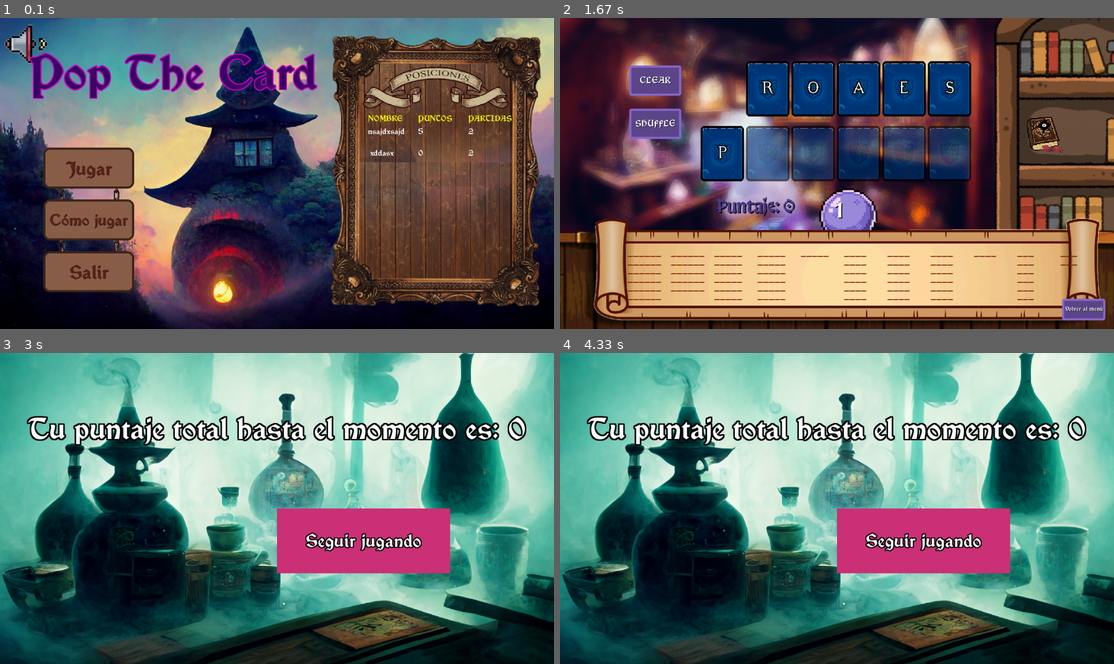
Above: before the commit, frames 1-4 (two rows, left to right).
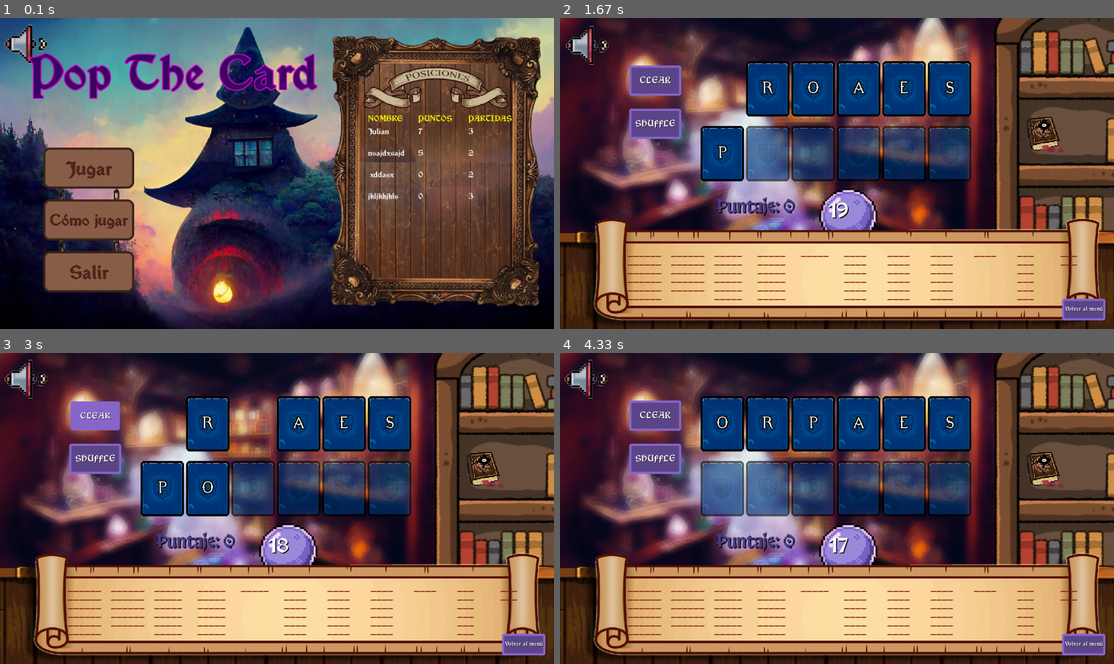
Above: after the commit, the same moments.

Repository: juliancz-a/SP_GRUPO_5_Pygame
Game: pygame game, started from code/main.py
Same seed, same stepped clock (60 frames per second), same inputs: the game is played once before the commit and once after it.
Inputs (mouse positions are in pixels of both pictures, inside the frame that each line leads up to):
- Up to frame 1 (0.1 s): no input
- Up to frame 2 (1.67 s): click "Jugar" at 0.38 s; press the mouse at (587, 42) at 0.7 s; move the mouse to (643, 77) at 0.8 s; release the mouse at (704, 111) at 0.93 s; press the mouse at (587, 42) at 1.58 s
- Up to frame 3 (3 s): move the mouse to (127, 393) at 1.68 s; release the mouse at (232, 405) at 1.82 s; press the mouse at (94, 415) at 2.92 s
- Up to frame 4 (4.33 s): move the mouse to (654, 412) at 3.02 s; release the mouse at (659, 412) at 3.15 s; press the mouse at (903, 424) at 3.25 s; move the mouse to (897, 443) at 3.35 s; release the mouse at (892, 464) at 3.48 s

The runs differ from the first frame. In frame 1, 0.4% of the frame differs, in the area x 66-86%, y 35-59%; in frame 2, 0.5%; in frame 3, 99%, in the area x 0-100%, y 0-100%; in frame 4, 99%.

Commit message:
mejor control de assets en las diferentes escenas del juego (por terminar)

Diff:
--- a/code/class_game.py
+++ b/code/class_game.py
@@ -7,6 +7,7 @@
 from game_states.class_finish_match import FinishMatch
 from game_states.class_setscore import SetScore
 from game_states.class_help import Help
+from game_tools.words import *
 
 import random
 from data.config.config import *
@@ -27,7 +28,6 @@
         self.match = 0
         self.score = 0
         self.comodin = 1
-        self.volume = 1
 
         self.quit = False
 
@@ -69,7 +69,8 @@
                 self.window = Help(self.surface,  self.game_assets["help"])
 
             case "play":
-                self.window = Play(self.surface, self.match,  self.lista_palabras, self.score, self.comodin,  self.game_assets["play"])
+                datos_palabras = set_combination(self.lista_palabras)
+                self.window = Play(self.surface, self.match, datos_palabras , self.score, self.comodin,  self.game_assets["play"])
 
             case "finish_match":
 
--- a/code/constantes.py
+++ b/code/constantes.py
@@ -59,7 +59,7 @@
 PLAY_MUSIC = r"code\data\sound\play_music.wav"
 CARTAS_SOUND = r"code\data\sound\card_click.wav"
 
-TIEMPO_LIMITE = 2
+TIEMPO_LIMITE = 20
 
 #CONFIG PATH
 SCOREBOARD_PATH = r"code\data\config\scoreboard.csv"
--- a/code/data/config/assets_cfg.py
+++ b/code/data/config/assets_cfg.py
@@ -1,8 +1,8 @@
 from constantes import *
 from game_tools.class_box import Box
+from game_tools.class_image import Image
 
-# MENU WINDOW ASSETS
-
+# MENU SCENE ASSETS
 
 quit_button = {
               "box": Box((100,540), (210,95), press_sound=PRESS_SOUND),
@@ -28,6 +28,11 @@
               "interaction" : True
               }
 
+menu_volume_button = {
+                "image" : Image(VOLUME_BUTTON, (10, 10), (100,100)),
+                "interaction" : False
+}
+
 menu_title = {
               "box": Box((200,100), (400,50)),
               "colors" : [],
@@ -36,15 +41,18 @@
               "interaction" : False
               }
 
-MENU_ASSETS = [play_button, help_button, quit_button, menu_title]
+menu_background = {
+                "image" : Image(MENU_BACKGROUND, (0,0), (1280,720)),
+                "interaction" : False
+                }
+menu_chains = {
+                "image" : Image(CHAINS, (130, 320), (150, 270)),
+                "interaction" : False}
+
+MENU_ASSETS = [play_button, help_button, quit_button, menu_title, menu_volume_button, menu_background, menu_chains]
 
 
 # PLAY WINDOW ASSETS
-join_button = {"box": Box((750,390), (160,70)),
-               "colors": ["mediumpurple4", "mediumpurple3", "mediumpurple3"],
-               "config" : [5, 5],
-               "text" : ["¡Unir!", "white", FUENTE_1, 40, True]
-               }
 
 back_button = {"box": Box((1160,650), (100,50)),
               "colors": ["mediumpurple4", "mediumpurple3", "mediumpurple3"],
@@ -66,9 +74,33 @@
               "text": ["SHUFFLE", "white", FUENTE_1, 50, "shadow", 1, "black", True],
               }
 
+join_button = {"box": Box((750,390), (160,70)),
+               "colors": ["mediumpurple4", "mediumpurple3", "mediumpurple3"],
+               "config" : [5, 5],
+               "text" : ["¡Unir!", "white", FUENTE_1, 40, True]
+               }
+
+timer = {"box": Box((618, 420), (50,50)),
+        "colors": [],
+        "config" : [],
+        "text" : []
+        }
+
+score_text = {"box": Box((400, 410), (100,50)),
+            "colors": [],
+            "config" : [],
+            "text" : []
+            }
+
+comodin_button = {"image" :  Image(COMODIN, (1070, 220), (100,100), image_hover_path=COMODIN_HOVER,  press_sound=PRESS_COMODIN_SOUND)}
+
+volume_button = {"image" : Image(VOLUME_BUTTON, (10, 10), (100,100))}
+
+background = {"image" : Image(PLAY_BACKGROUND_1, (0,0), (1280,720))}
 
 
-PLAY_ASSETS = [back_button, clear_button, shuffle_buton]
+
+PLAY_ASSETS = [back_button, clear_button, shuffle_buton, join_button, timer, score_text, comodin_button, volume_button, background]
 
 continue_button = {
                   "box": Box((640, 360), (400,150)),
--- a/code/data/config/scoreboard.csv
+++ b/code/data/config/scoreboard.csv
@@ -1,3 +1,5 @@
 nombre,puntos,partidas
+Julian,7,3
 nsajdxsajd,5,2
  xddasx,0,2
+jkljkkjkls,0,3
--- a/code/game_states/class_menu.py
+++ b/code/game_states/class_menu.py
@@ -10,33 +10,39 @@
     def __init__(self, surface:pygame.Surface, lista_jugadores, menu_assets) -> None:
 
         self.surface = surface
-        self.menu_assets = menu_assets
+
+        self.assets_config = menu_assets
+        self.assets = self.init_assets()
+
         self.lista_jugadores = lista_jugadores
         self.volume = True
-
-        self.background = Image(MENU_BACKGROUND, (0,0), (1280,720))
-        self.chains = Image(CHAINS, (130, 320), (150, 270))
-        self.volume_button = Image(r"code\data\img\volume_button.png", (10, 10), (100,100))
-
-        self.play_button = self.menu_assets[0]["box"]
-        self.options_button = self.menu_assets[1]["box"]
-        self.exit_button = self.menu_assets[2]["box"]
-        self.title = self.menu_assets[3]["box"]
-
-        self.box_list = [self.play_button, self.options_button, self.exit_button, self.title]
-
 
         self.option = None
 
         self.music = self.set_music()
 
+    def init_assets (self):
+        assets = { "play_button" : self.assets_config[0]["box"],
+                "help_button" : self.assets_config[1]["box"],
+                "exit_button" : self.assets_config[2]["box"],
+                "title" : self.assets_config[3]["box"],
+                "volume_button" : self.assets_config[4]["image"],
+                "background" : self.assets_config[5]["image"],
+                "chains" : self.assets_config[6]["image"]
+                }
+
+        return assets
+
     def render(self):
-        images = [self.background, self.chains, self.volume_button]
-        set_buttons_colors(self.box_list, self.menu_assets)
+
+        images = [self.assets["background"], self.assets["chains"], self.assets["volume_button"]]
+        box_list = [self.assets["play_button"], self.assets["help_button"], self.assets["exit_button"], self.assets["title"]]
+
+        set_buttons_colors(box_list, self.assets_config)
 
         self.surface.fill("white")
 
-        draw_assets(self.surface, self.box_list, images, self.menu_assets)
+        draw_assets(self.surface, box_list , images, self.assets_config)
         Scoreboard(FUENTE_1, self.surface, self.lista_jugadores).draw()
 
         pygame.display.update()
@@ -44,11 +50,11 @@
     def handle_event (self, event):
         volume_img = [{"img" : VOLUME_BUTTON}, {"img" : VOLUME_MUTE_BUTTON}]
 
-        if self.volume_button.image_box.interaction(event):
+        if self.assets["volume_button"].image_box.interaction(event):
             self.volume = not self.volume
-            self.volume_button = Image(change_volume(self.volume, self.volume_button, volume_img), (10,10), (100,100))
+            self.assets["volume_button"] = Image(change_volume(self.volume, volume_img), (10,10), (100,100))
 
-        self.option = button_click_event(event, self.menu_assets)
+        self.option = button_click_event(event, self.assets_config)
 
     def update (self):
 
--- a/code/game_states/class_play.py
+++ b/code/game_states/class_play.py
@@ -2,7 +2,8 @@
 from constantes import *
 from game_tools.class_box import Box
 from game_tools.class_image import Image
-from game_tools.card import *
+from game_tools.class_card import *
+from game_tools.cards import *
 
 from game_tools.draw_functions import *
 
@@ -13,42 +14,28 @@
 
 
 class Play:
-    def __init__(self, surface:pygame.Surface, match, lista, score, comodin, play_assets) -> None:
+    def __init__(self, surface:pygame.Surface, match, datos_palabras, score, comodin, play_assets) -> None:
 
         self.surface = surface
         self.match = match
-        self.play_assets = play_assets
-        #BOTONES
-        self.comodin_button = Image(COMODIN, (1070, 220), (100,100), image_hover_path=COMODIN_HOVER,  press_sound=PRESS_COMODIN_SOUND)
+        self.initial_time = pygame.time.get_ticks()
+        self.music = self.set_music()
+        self.volume = True
 
-        self.join_button = Box((770,400), (120,70))
-        self.menu_button = self.play_assets[0]["box"]
-        self.clear_button = self.play_assets[1]["box"]
-        self.shuffle_button = self.play_assets[2]["box"]
-
-        self.box_list = [self.play_assets[0]["box"], self.play_assets[1]["box"], self.play_assets[2]["box"]]
-
-        #TEXTO
-        self.timer = Box((618, 420), (50,50))
-        self.initial_time = pygame.time.get_ticks()
+        #ASSETS
+        self.assets_cfg = play_assets
+        self.assets = self.init_assets()
 
         self.score = score
-        self.score_text = Box((400, 410), (100,50))
 
-        self.music = self.set_music()
-        #IMG
-        self.background = Image(PLAY_BACKGROUND_1, (0,0), (1280,720))
         self.background_list = [PLAY_BACKGROUND_1, PLAY_BACKGROUND_2, PLAY_BACKGROUND_3]
 
-        self.images = [self.background, self.comodin_button]
-
-        #CARDS
-        datos_palabras = set_combination(lista)
+        #CARDS/WORDS SETUP
         self.combinaciones = datos_palabras[1]
         self.letras = datos_palabras[0]
         self.matriz_combinaciones = normalize_words(self.combinaciones)
 
-        self.cards_cfg = {"cards_quantity" : 6,
+        self.game_cfg = {"cards_quantity" : 6,
                           "card_list" : set_cards((self.surface.get_width(),100), 6, self.letras),
                           "empty_card_list" : set_cards((self.surface.get_width(), 250), 6),
                           "selected_letters" : ["", "", "", "", "", ""],
@@ -58,13 +45,30 @@
 
         self.comodin = comodin
         self.random_letter = None
-
         self.option = None
 
+    def init_assets(self):
+
+        assets = {
+                "menu_button" : self.assets_cfg[0]["box"],
+                "clear_button" : self.assets_cfg[1]["box"],
+                "shuffle_button" : self.assets_cfg[2]["box"],
+                "join_button" : self.assets_cfg[3]["box"],
+                "timer" : self.assets_cfg[4]["box"],
+                "score_text" : self.assets_cfg[5]["box"],
+                "comodin_button" : self.assets_cfg[6]["image"],
+                "volume_button" : self.assets_cfg[7]["image"],
+                "background" : self.assets_cfg[8]["image"]
+                }
+
+        return assets
+
     def render(self):
+        images_list = [self.assets["background"], self.assets["comodin_button"], self.assets["volume_button"]]
+        button_list = [self.assets["menu_button"], self.assets["clear_button"], self.assets["shuffle_button"]]
 
-        set_buttons_colors(self.box_list, self.play_assets)
-        self.join_button.set_color("mediumpurple4", "mediumpurple3", "mediumpurple3")
+        set_buttons_colors(button_list, self.assets_cfg)
+        self.assets["join_button"].set_color("mediumpurple4", "mediumpurple3", "mediumpurple3")
 
         tiempo_transcurrido = (pygame.time.get_ticks() - self.initial_time) // 1000
         tiempo_restante = TIEMPO_LIMITE - tiempo_transcurrido
@@ -74,62 +78,64 @@
 
         self.surface.fill("black")
 
-        draw_assets(self.surface, self.box_list, [self.background, self.comodin_button], self.play_assets)
+        draw_assets(self.surface, button_list, images_list, self.assets_cfg)
 
-        draw_cards(self.surface, self.cards_cfg["empty_card_list"], transparency=155)
-        draw_cards(self.surface, self.cards_cfg["card_list"])
+        draw_cards(self.surface, self.game_cfg["empty_card_list"], transparency=155)
+        draw_cards(self.surface, self.game_cfg["card_list"])
 
-        if count_select_letters(self.cards_cfg["selected_letters"]) > 2:
-            self.join_button.draw_box(self.surface, 10, 5)
-            self.join_button.draw_text(self.surface, "¡Unir!", "white", FUENTE_1, 60, "shadow", 1, "black", center=True)
+        if count_select_letters(self.game_cfg["selected_letters"]) > 2:
+            self.assets["join_button"].draw_box(self.surface, 10, 5)
+            self.assets["join_button"].draw_text(self.surface, "¡Unir!", "white", FUENTE_1, 60, "shadow", 1, "black", center=True)
 
-        self.timer.draw_text(self.surface, str(tiempo_restante), "white", FUENTE_4, font_size=275, center=True,outline="shadow", outline_thickness=2)
-        self.score_text.draw_text(self.surface, f"Puntaje: {str(self.score)}", "darkslateblue", FUENTE_4, font_size=125, center=True,outline="shadow", outline_thickness=2)
+        self.assets["timer"].draw_text(self.surface, str(tiempo_restante), "white", FUENTE_4, font_size=275, center=True,outline="shadow", outline_thickness=2)
+        self.assets["score_text"].draw_text(self.surface, f"Puntaje: {str(self.score)}", "darkslateblue", FUENTE_4, font_size=125, center=True,outline="shadow", outline_thickness=2)
 
-        draw_words(self.surface, self.matriz_combinaciones, self.cards_cfg["founded_words"], self.comodin, self.random_letter)
+        draw_words(self.surface, self.matriz_combinaciones, self.game_cfg["founded_words"], self.comodin, self.random_letter)
 
         pygame.display.update()
 
     def handle_event (self, event):
 
         score = 0
-        join = False
-        menu = False
+        volume_img = [{"img" : VOLUME_BUTTON}, {"img" : VOLUME_MUTE_BUTTON}]
 
         JOIN_CARDS = pygame.USEREVENT + 1
         pygame.time.set_timer(pygame.USEREVENT + 2, 25000)
 
         if event.type == JOIN_CARDS:
-            word = join_cards(self.cards_cfg["selected_letters"], self.cards_cfg["founded_words"], self.combinaciones)
+            word = join_cards(self.game_cfg["selected_letters"], self.game_cfg["founded_words"], self.combinaciones)
             if word != False:
-                self.cards_cfg["founded_words"].append(word)
-                reset_pos(self.cards_cfg["card_list"], self.cards_cfg["selected_letters"], self.cards_cfg["pos_ocupadas"], self.cards_cfg["pos_libres"])
+                self.game_cfg["founded_words"].append(word)
+                reset_pos(self.game_cfg["card_list"], self.game_cfg["selected_letters"], self.game_cfg["pos_ocupadas"], self.game_cfg["pos_libres"])
                 self.score += sum_score(score, word)
 
         elif event.type == pygame.USEREVENT + 2:
-            self.background = Image(select_random_element(self.background.image_path, self.background_list), (0,0), (1280,720))
+            self.assets["background"] = Image(select_random_element(self.assets["background"].image_path, self.background_list), (0,0), (1280,720))
 
-        elif count_select_letters(self.cards_cfg["selected_letters"]) > 2:
-            join = self.join_button.interaction(event)
-            if join:
+        elif count_select_letters(self.game_cfg["selected_letters"]) > 2:
+            if self.assets["join_button"].interaction(event):
                 pygame.event.post(pygame.event.Event(JOIN_CARDS))
 
-        menu = self.menu_button.interaction(event)
-        if menu:
+        elif self.assets["volume_button"].image_box.interaction(event):
+            self.volume = not self.volume
+            self.assets["volume_button"] = Image(change_volume(self.volume, volume_img), (10,10), (100,100))
+
+        elif self.assets["menu_button"].interaction(event):
             self.option = 0
-        set_cards_interaction(event, self.cards_cfg["card_list"], self.cards_cfg["selected_letters"], self.cards_cfg["pos_libres"], self.cards_cfg["pos_ocupadas"])
+
+        set_cards_interaction(event, self.game_cfg["card_list"], self.game_cfg["selected_letters"], self.game_cfg["pos_libres"], self.game_cfg["pos_ocupadas"])
         if self.comodin == 1:
-            action = self.comodin_button.image_box.interaction(event)
+            action = self.assets["comodin_button"].image_box.interaction(event)
 
             if action:
                 self.comodin = 0
                 self.random_letter = select_random_letter(self.combinaciones)
 
-        if self.clear_button.interaction(event):
-            reset_pos(self.cards_cfg["card_list"], self.cards_cfg["selected_letters"], self.cards_cfg["pos_ocupadas"], self.cards_cfg["pos_libres"])
+        if self.assets["clear_button"].interaction(event):
+            reset_pos(self.game_cfg["card_list"], self.game_cfg["selected_letters"], self.game_cfg["pos_ocupadas"], self.game_cfg["pos_libres"])
 
-        if self.shuffle_button.interaction(event):
-            shuffle(self.cards_cfg["card_list"])
+        if self.assets["shuffle_button"].interaction(event):
+            shuffle(self.game_cfg["card_list"])
 
     def update(self):
 
--- a/code/game_tools/card.py
+++ b/code/game_tools/cards.py
@@ -1,41 +1,4 @@
-from game_tools.class_image import *
-from game_tools.class_box import *
-from game_tools.extra_functions import *
-import random
-
-class Card:
-
-    def __init__(self, dimensiones, coords, image_path, press_sound, card_pos, card_letter = None) -> None:
-
-
-        self.letter = card_letter
-        self.card_pos = card_pos
-        self.append = False
-
-        self.card_image = Image(image_path, coords, dimensiones, press_sound= press_sound)
-        self.card_box = self.card_image.image_box
-
-    def draw_card(self, surface:pygame.Surface, letter_color, font, font_size, transparency = 255):
-
-        self.card_image.draw_image(surface, transparency)
-        self.card_box.draw_text(surface, self.letter, letter_color, font, font_size, outline="border", outline_thickness=2, center=True)
-
-    # def move_card(self, destino, velocidad):
-    #     velocidad = 1
-    #     x = velocidad
-    #     y = velocidad
-
-    #     while self.card_box.rectangulo.y < destino[1]:
-    #         self.card_box.rectangulo.y += x
-    #     # else:
-    #     #     self.card_box.rectangulo.y = destino[1]
-
-    #     while self.card_box.rectangulo.x < destino[0]:
-    #         self.card_box.rectangulo.x += y
-    #     # else:
-
-    #     #     self.card_box.rectangulo.y = destino[0
-
+from game_tools.class_card import *
 
 def set_cards(coords, cards_counter, letras = None) -> list:
     card_list = []
--- /dev/null
+++ b/code/game_tools/class_card.py
@@ -0,0 +1,20 @@
+from game_tools.class_image import *
+from game_tools.class_box import *
+from game_tools.extra_functions import *
+
+class Card:
+
+    def __init__(self, dimensiones, coords, image_path, press_sound, card_pos, card_letter = None) -> None:
+
+
+        self.letter = card_letter
+        self.card_pos = card_pos
+        self.append = False
+
+        self.card_image = Image(image_path, coords, dimensiones, press_sound= press_sound)
+        self.card_box = self.card_image.image_box
+
+    def draw_card(self, surface:pygame.Surface, letter_color, font, font_size, transparency = 255):
+
+        self.card_image.draw_image(surface, transparency)
+        self.card_box.draw_text(surface, self.letter, letter_color, font, font_size, outline="border", outline_thickness=2, center=True)
--- a/code/game_tools/event_handle.py
+++ b/code/game_tools/event_handle.py
@@ -56,15 +56,15 @@
 
     return text
 
-def change_volume (volume, volume_button, img)  -> bool:
+def change_volume (volume, volume_img)  -> bool:
     match volume:
         case True:
             pygame.mixer.music.set_volume(0.1)
 
-            volume_img = (img[0]["img"])
+            volume_img = (volume_img[0]["img"])
         case False:
             pygame.mixer.music.set_volume(0)
 
-            volume_img = (img[1]["img"])
+            volume_img = (volume_img[1]["img"])
 
     return volume_img
